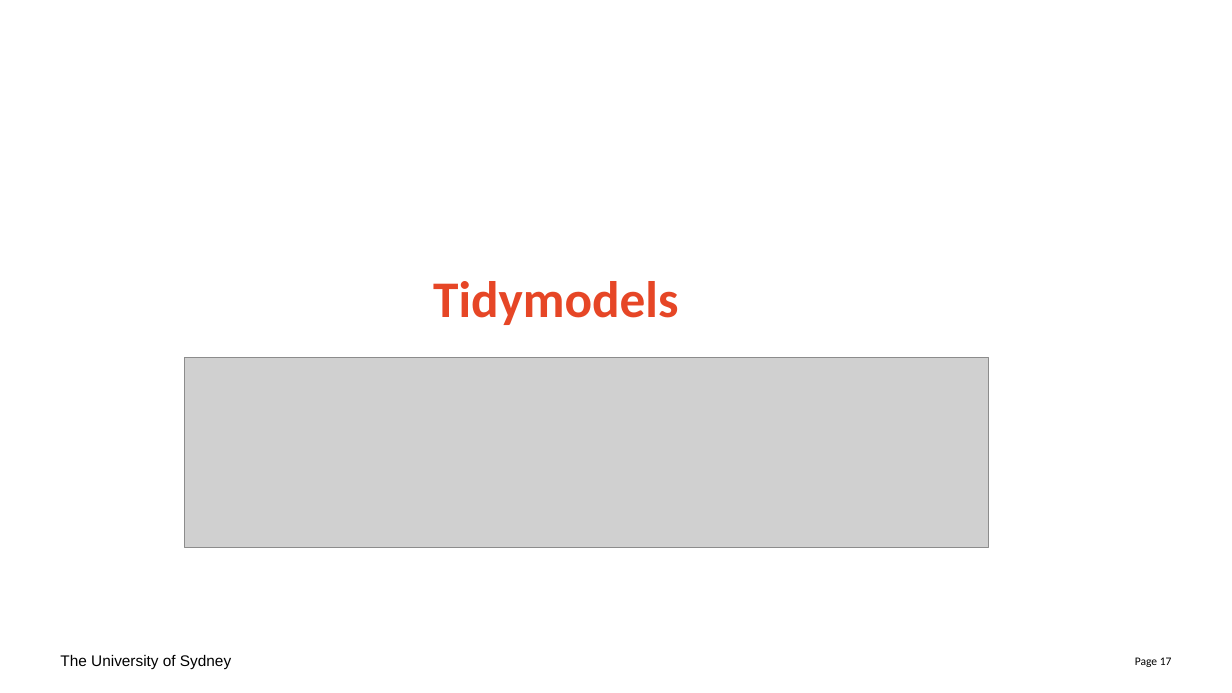
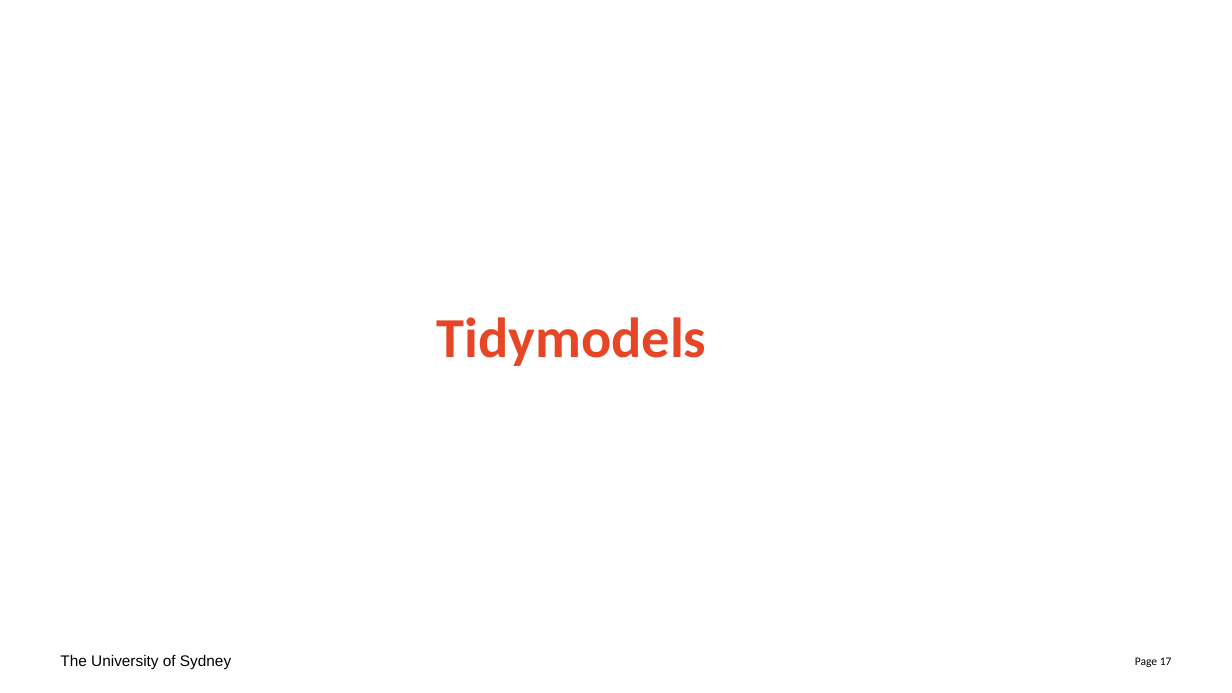
Before and after one commit to Sydney-Informatics-Hub/lessons_mlr_tidymodels, a slide deck: slide 17 of slides/slides.pptx. Drawn at 1232x693 pixels with LibreOffice and Linux fonts; fonts in the diff are those of the drawing; grey boxes stand for pictures; background and template pictures are left out. Boxes give left, top, right and bottom in pixels: in the first picture for what was removed or moved away, otherwise in the second. Text is boxed around its words. In the diff, an @@ line names an element or a change of style, - is before the commit and + after.

```diff
--- a/slides/slides.pptx
+++ b/slides/slides.pptx
@@ title "Tidymodels": place and size @@
-title "Tidymodels" at bbox=[433, 281, 678, 325]
+title "Tidymodels" at bbox=[436, 317, 706, 366]
@@ title "Tidymodels" at bbox=[436, 317, 706, 366]: size 40 to 44 pt @@
@@ picture removed at bbox=[185, 358, 989, 547] @@
```
Also in this commit, not shown: 2 other slides changed, 16 slides added, 8 other files.
